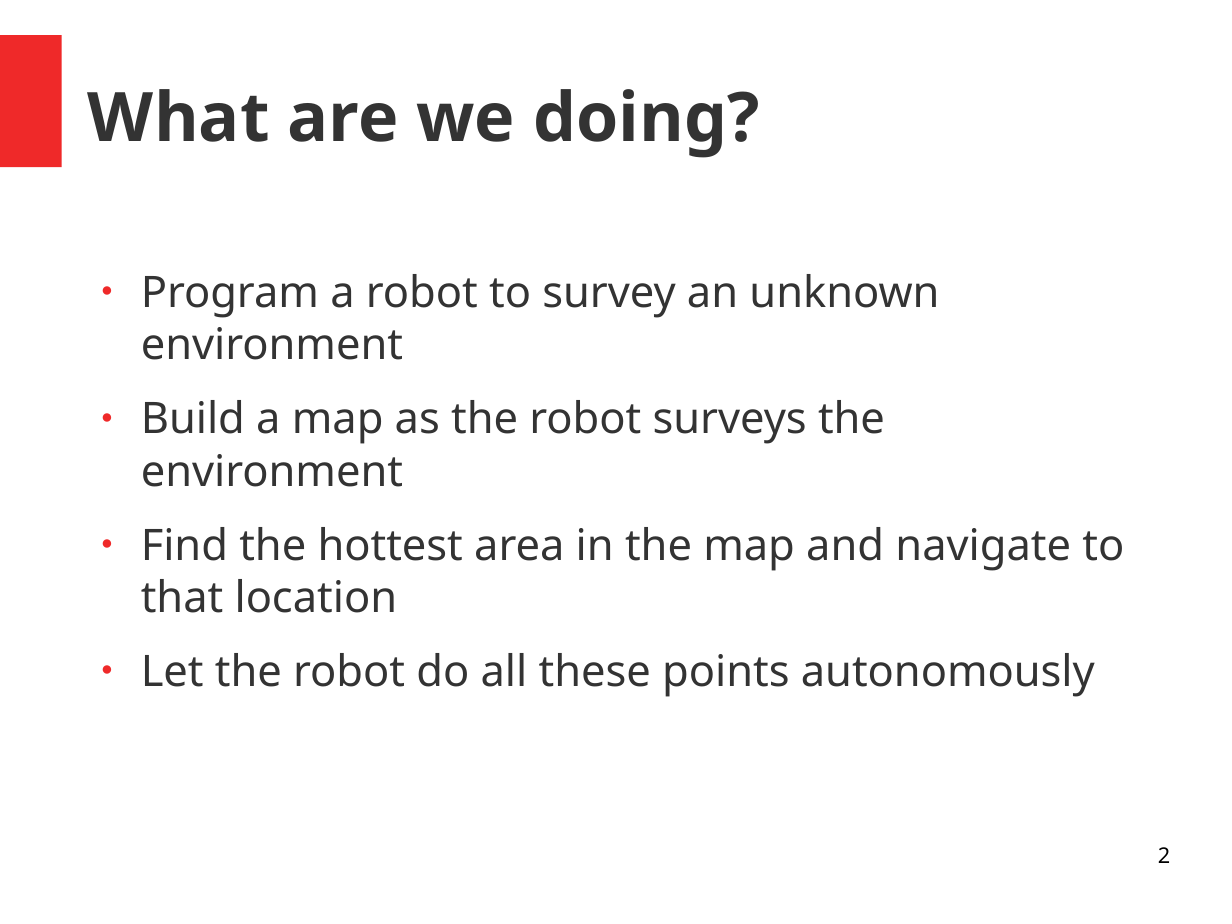
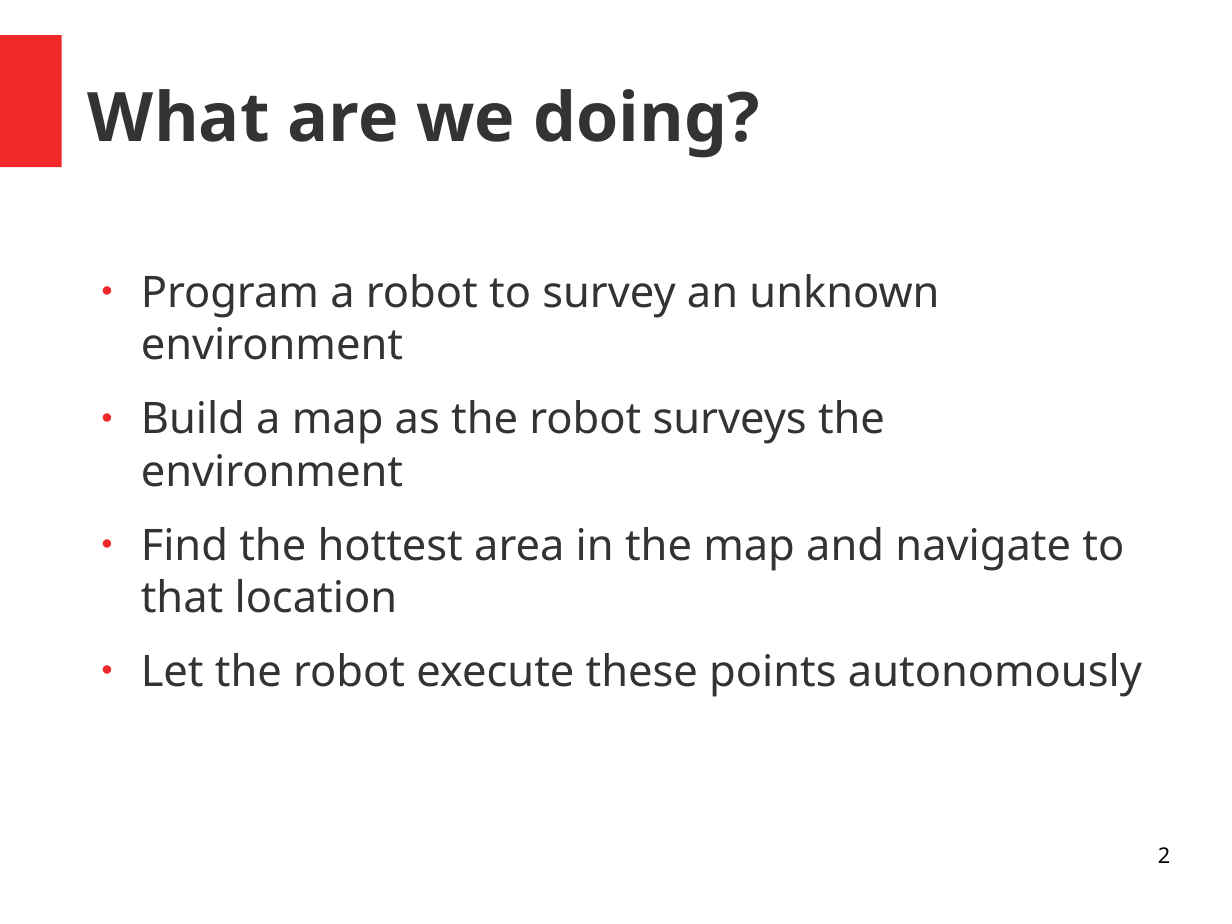
Before and after one commit to huybeme/slam_capstone, a slide deck: slide 2 of presentaton.odp. Drawn at 1232x924 pixels with LibreOffice and Linux fonts; fonts in the diff are those of the drawing. Boxes give left, top, right and bottom in pixels: in the first picture for what was removed or moved away, otherwise in the second. Text is boxed around its words. In the diff, an @@ line names an element or a change of style, - is before the commit and + after.

```diff
--- a/presentaton.odp
+++ b/presentaton.odp
@@ text at (x1=141, y1=653, x2=1142, y2=697): text changed @@
-● Let the robot do all these points autonomously
+● Let the robot execute these points autonomously
```
Also in this commit, not shown: 6 other slides changed, 23 slides added.
